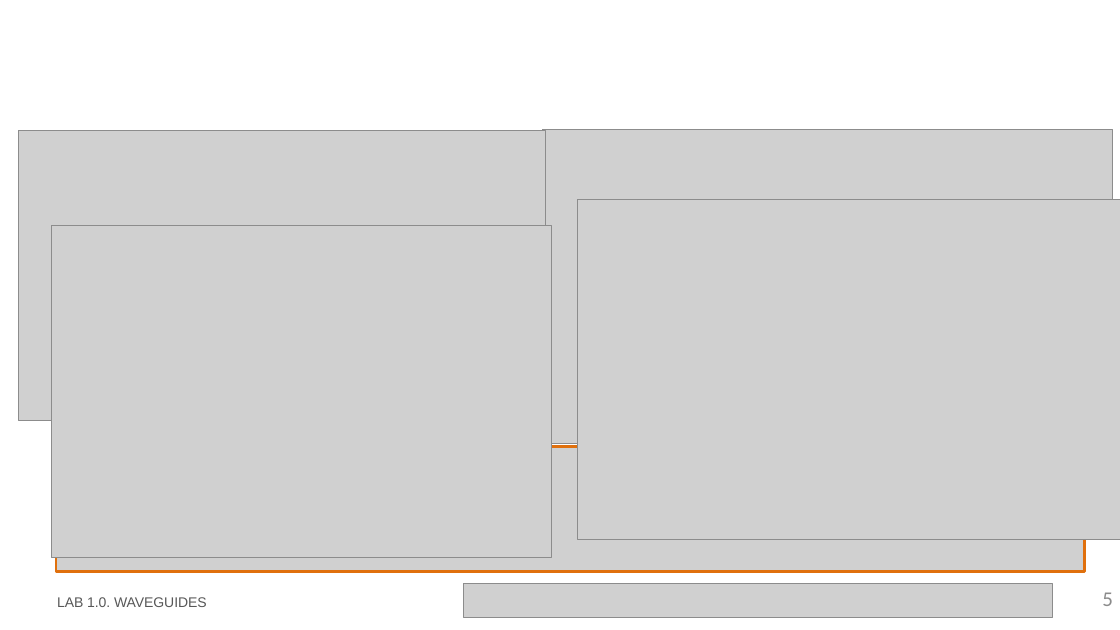
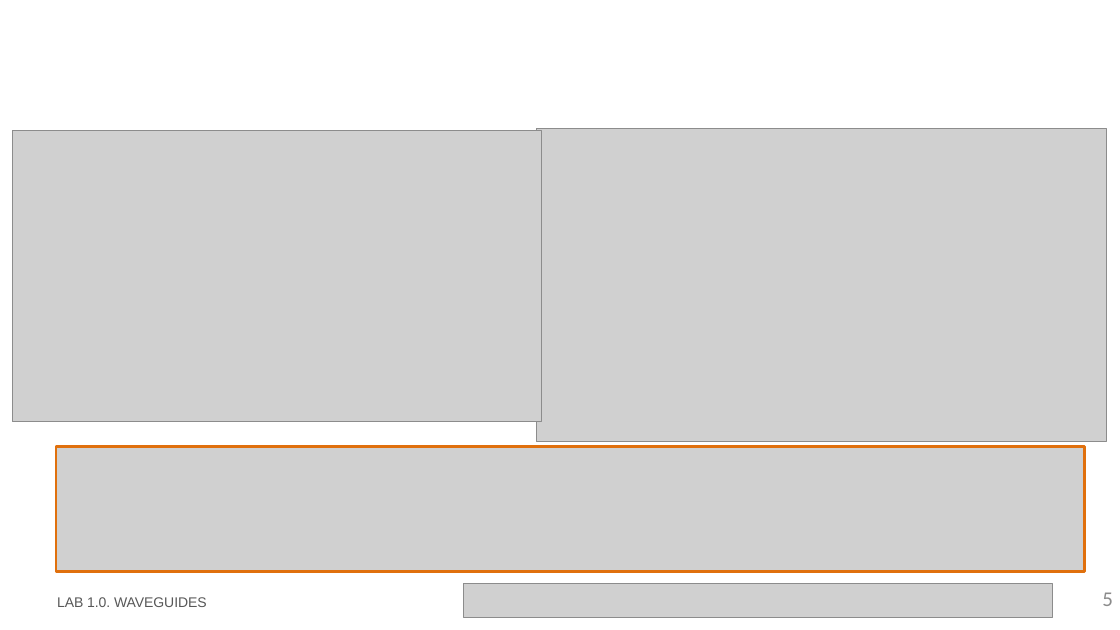
Before and after one commit to mromgar1/pic-upv-lab1, a slide deck: slide 5 of LabBook_10.pptx. Drawn at 1120x630 pixels with LibreOffice and Linux fonts; fonts in the diff are those of the drawing; grey boxes stand for pictures; background and template pictures are left out. Boxes give left, top, right and bottom in pixels: in the first picture for what was removed or moved away, otherwise in the second. Text is boxed around its words. In the diff, an @@ line names an element or a change of style, - is before the commit and + after.

```diff
--- a/LabBook_10.pptx
+++ b/LabBook_10.pptx
@@ picture: place and size @@
-picture at (18, 130, 545, 420)
+picture at (12, 131, 541, 423)
@@ rectangle removed at (56, 133, 560, 437) @@
@@ picture: place and size @@
-picture at (543, 129, 1113, 443)
+picture at (536, 129, 1107, 442)
@@ picture removed at (578, 199, 1120, 539) @@
@@ picture removed at (51, 225, 552, 558) @@
```
Also in this commit, not shown: 3 other slides changed, 5 slides added, 2 slides removed.
